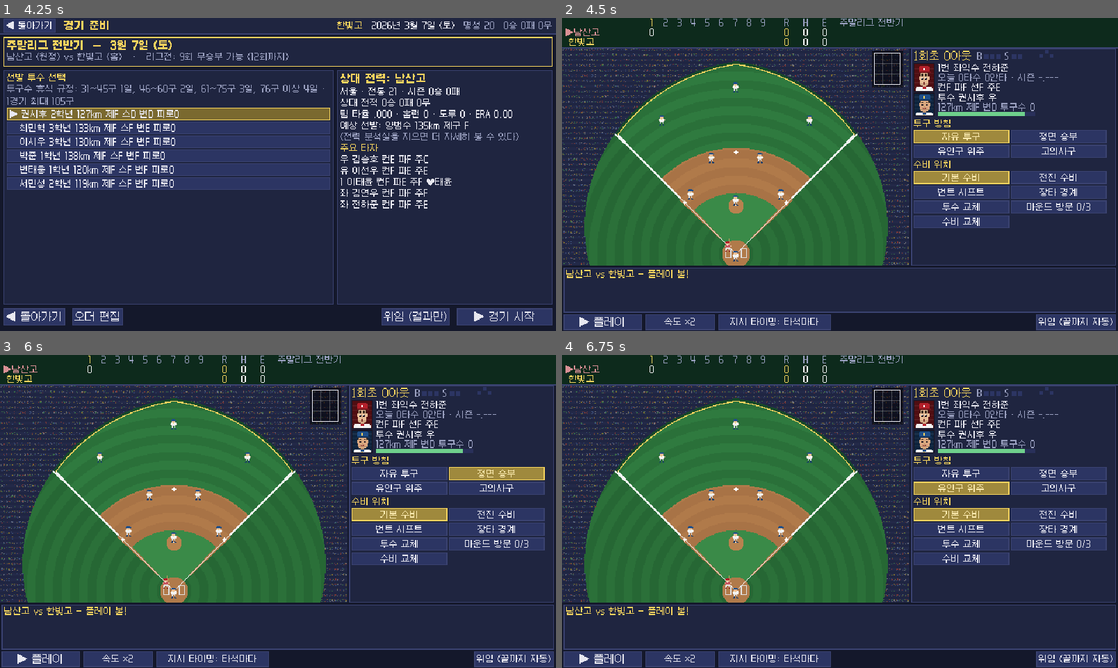
Above: before the commit, frames 1-4 (two rows, left to right).
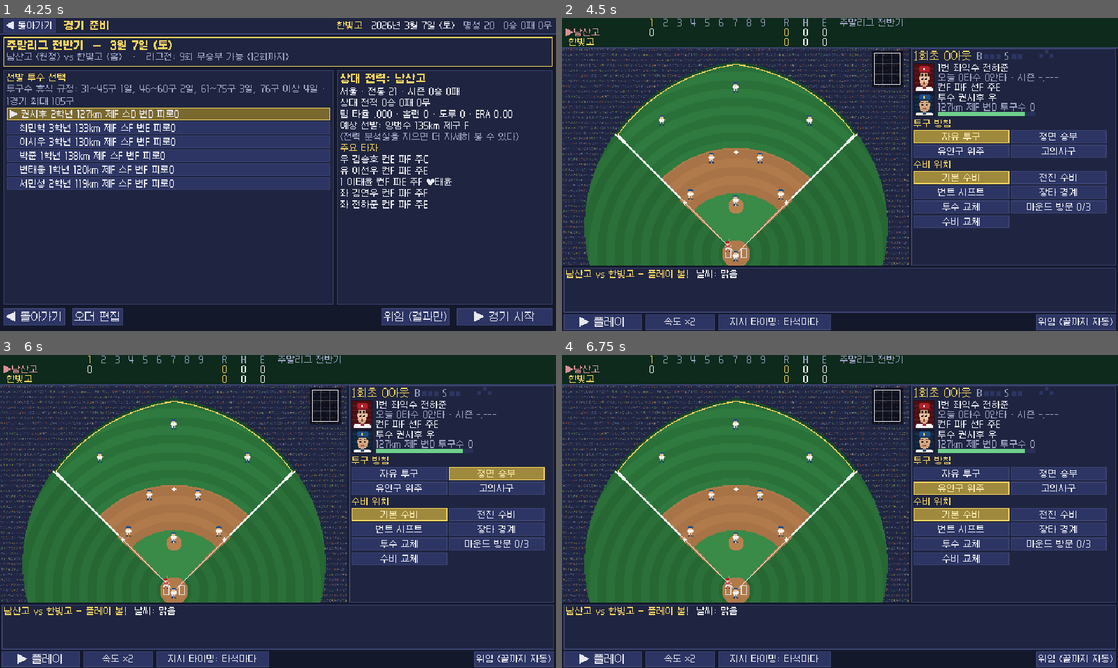
Above: after the commit, the same moments.

Repository: MintSiru/test
Game: Godot game, scene res://scenes/main.tscn
Two runs of this game, one before a commit and one after it. Both use one fixed random seed, a clock stepped at 60 frames per second and the inputs below.
Inputs (mouse positions are in pixels of both pictures, inside the frame that each line leads up to):
- Up to frame 1 (4.25 s): click "새 게임" at 0.5 s; click "시작!" at 1.25 s; click (200, 165) at 2.02 s; click "▶ 다음으로 진행" at 2.75 s; click "경기 준비 (직접 지휘)" at 3.5 s
- Up to frame 2 (4.5 s): click "▶ 경기 시작" at 4.25 s
- Up to frame 3 (6 s): click "자유 투구" at 5 s; click "정면 승부" at 5.75 s
- Up to frame 4 (6.75 s): click "유인구 위주" at 6.5 s

Frame 1 is identical in both runs. In frame 2, less than 0.1% of the frame differs, in the area x 24-67%, y 19-84%; in frame 3, less than 0.1%; in frame 4, less than 0.1%.

Commit message:
날씨·우천 연기, 야간 경기, 배경음악, 얼굴 다양화, 터치 대응
- 날씨(맑음/흐림/가랑비/비): 날짜+시드로 결정(웹·Godot 동일), 장마철 비 잦음
- 비 오는 날 경기는 다음 날로 순연(최대 2회), 토너먼트 다음 라운드 날짜 자동 보정
- 경기 화면: 8강 이후 야간 조명, 흐림·빗줄기 연출, 라이벌전 표시
- 칩튠 배경음악 2곡(메뉴·경기) 코드 합성
- 얼굴: 턱 모양·안경·점 추가 / 특수능력은 눌러서 설명 보기(터치 환경)
- 테스트: 스크립트 파스 검사 추가, 우천 연기 후에도 모든 대회 종료 확인

Co-Authored-By: Claude Opus 5.5 <noreply@anthropic.com>
Claude-Session: https://claude.ai/code/session_018CxDwMLc1KRy2YJTqnPn7j

Diff:
--- a/game/scripts/autoload/game.gd
+++ b/game/scripts/autoload/game.gd
@@ -9,6 +9,8 @@
 ## 메인 씬 (화면 전환 담당)
 var main: Node = null
 var _players: Array[AudioStreamPlayer] = []
+var _bgm: AudioStreamPlayer
+var _bgm_name := ""
 
 
 func _ready() -> void:
@@ -16,6 +18,26 @@
 		var ap := AudioStreamPlayer.new()
 		add_child(ap)
 		_players.append(ap)
+	_bgm = AudioStreamPlayer.new()
+	_bgm.volume_db = -13.0
+	add_child(_bgm)
+
+
+func sound_on() -> bool:
+	return state.is_empty() or state["settings"].get("sound", true)
+
+
+## 배경음악 ("title", "match", "" = 정지)
+func bgm(name: String) -> void:
+	if not sound_on() or DisplayServer.get_name() == "headless":
+		name = ""
+	if name == _bgm_name:
+		return
+	_bgm_name = name
+	_bgm.stop()
+	if name != "":
+		_bgm.stream = Music.get_stream(name)
+		_bgm.play()
 
 
 ## 효과음 재생 (설정에서 끌 수 있음)
--- a/game/scripts/core/competition.gd
+++ b/game/scripts/core/competition.gd
@@ -133,7 +133,7 @@
 	return comp
 
 
-static func schedule_round(comp: Dictionary, r: int) -> void:
+static func schedule_round(comp: Dictionary, r: int, min_date := "") -> void:
 	var br: Array = comp["bracket"]
 	var slots: Array = br[r]
 	var dates: Array = comp["roundDates"][r]
@@ -142,13 +142,17 @@
 		var a = slots[2 * i]
 		var b = slots[2 * i + 1]
 		if a != null and b != null:
-			comp["fixtures"].append({"id": "%s-r%d-%d" % [comp["id"], r, i], "compId": comp["id"], "date": dates[gi % dates.size()],
+			var date: String = dates[gi % dates.size()]
+			# 우천 연기 등으로 앞 라운드가 늦게 끝났으면 다음 날 이후로
+			if min_date != "" and date <= min_date:
+				date = Cal.add_days(min_date, 1)
+			comp["fixtures"].append({"id": "%s-r%d-%d" % [comp["id"], r, i], "compId": comp["id"], "date": date,
 				"home": a, "away": b, "round": r, "slot": i})
 			gi += 1
 		else:
 			br[r + 1][i] = a if a != null else b
 	if gi == 0 and r + 1 < br.size() - 1:
-		schedule_round(comp, r + 1)
+		schedule_round(comp, r + 1, min_date)
 
 
 static func round_name(comp: Dictionary, r: int) -> String:
@@ -176,7 +180,7 @@
 		comp["runnerUp"] = f["away"] if f["result"]["winner"] == f["home"] else f["home"]
 		comp["status"] = "done"
 	else:
-		schedule_round(comp, r + 1)
+		schedule_round(comp, r + 1, f["date"])
 
 
 static func tournament_result_for(comp: Dictionary, team_id: String) -> String:
--- a/game/scripts/core/season.gd
+++ b/game/scripts/core/season.gd
@@ -156,6 +156,8 @@
 		if c["status"] == "upcoming" and c["start"] <= d:
 			c["status"] = "active"
 	var today := fixtures_on(state, d).filter(func(x): return x["f"].get("result") == null)
+	if Weather.postpone_rain(state, today):
+		today = fixtures_on(state, d).filter(func(x): return x["f"].get("result") == null)
 	var u: String = state["userTeamId"]
 	for x in today:
 		if x["f"]["home"] == u or x["f"]["away"] == u:
--- /dev/null
+++ b/game/scripts/core/weather.gd
@@ -0,0 +1,49 @@
+class_name Weather
+extends RefCounted
+## 날씨 (web/src/core/weather.ts 이식). 날짜+시드 해시로 결정 → 웹과 같은 결과.
+## 비가 오면 그날 경기는 다음 날로 연기 (같은 경기는 최대 2번, 그 뒤엔 강행)
+
+const RAIN := {1: 0.05, 2: 0.05, 3: 0.08, 4: 0.1, 5: 0.1, 6: 0.2, 7: 0.28, 8: 0.18, 9: 0.1, 10: 0.07, 11: 0.07, 12: 0.05}
+
+
+## FNV-1a 32bit (web 의 hashStr 과 동일)
+static func hash_str(s: String) -> int:
+	var h := 2166136261
+	for i in s.length():
+		h = h ^ s.unicode_at(i)
+		h = (h * 16777619) & 0xFFFFFFFF
+	return h
+
+
+static func on(seed_val: int, date: String) -> String:
+	var h := hash_str("%d:%s" % [seed_val, date]) / 4294967296.0
+	var rain: float = RAIN.get(Cal.month_of(date), 0.08)
+	if h < rain:
+		return "비"
+	if h < rain + 0.07:
+		return "가랑비"
+	if h < rain + 0.3:
+		return "흐림"
+	return "맑음"
+
+
+## 우천 연기. 연기한 경기가 있으면 true
+static func postpone_rain(state: Dictionary, today: Array) -> bool:
+	if today.is_empty() or on(int(state["seed"]), state["date"]) != "비":
+		return false
+	var moved := 0
+	var user_moved := false
+	var u: String = state["userTeamId"]
+	for x in today:
+		var f: Dictionary = x["f"]
+		if int(f.get("postponed", 0)) >= 2:
+			continue
+		f["postponed"] = int(f.get("postponed", 0)) + 1
+		f["date"] = Cal.add_days(f["date"], 1)
+		moved += 1
+		if f["home"] == u or f["away"] == u:
+			user_moved = true
+	if moved > 0:
+		state["news"].append({"date": state["date"], "kind": "bad" if user_moved else "info",
+			"text": "비로 오늘 경기 %d개가 내일로 연기됐다.%s" % [moved, " 우리 경기도 순연! 투수진이 하루 더 쉴 수 있다." if user_moved else ""]})
+	return moved > 0
--- a/game/scripts/main.gd
+++ b/game/scripts/main.gd
@@ -67,6 +67,9 @@
 	if "--boxscore" in OS.get_cmdline_user_args() and Game.current_match != null:
 		MatchAI.play_out(Game.current_match)
 		show_panel("박스스코어", BoxScore.build(Game.current_match))
+	if "--night" in OS.get_cmdline_user_args() and current.get("field") != null:
+		current.field.night = true
+		current.field.weather = "가랑비"
 	if "--usecard" in OS.get_cmdline_user_args() and current.has_method("_use_card"):
 		current._use_card(Game.state["hand"][0]["id"])
 	if shot != "":
@@ -126,6 +129,7 @@
 	host.add_child(s)
 	if s.has_method("setup"):
 		s.setup(params)
+	Game.bgm("match" if screen == "match" else "title")
 
 
 ## 모달 대화상자. on_close 는 닫힐 때 호출
--- a/game/scripts/ui/field_view.gd
+++ b/game/scripts/ui/field_view.gd
@@ -29,6 +29,10 @@
 var off_colors := [Color.WHITE, Color.RED, Color.WHITE]
 var def_colors := [Color.WHITE, Color.BLUE, Color.WHITE]
 var crowd_seed := 1
+## 야간 경기 / 날씨 ("맑음", "흐림", "가랑비", "비")
+var night := false
+var weather := "맑음"
+var drops: Array = []
 var _t := 0.0
 static var _bg: ImageTexture
 
@@ -90,6 +94,15 @@
 
 func _process(delta: float) -> void:
 	_t += delta
+	if weather in ["가랑비", "비"]:
+		var want := 50 if weather == "가랑비" else 130
+		while drops.size() < want:
+			drops.append(Vector2(randf() * W, randf() * H))
+		for i in drops.size():
+			var d: Vector2 = drops[i] + Vector2(-40, 220) * delta
+			if d.y > H or d.x < 0:
+				d = Vector2(randf() * (W + 60), -4)
+			drops[i] = d
 	anim_frame = int(_t * 8) % 2
 	for t in texts:
 		t["ttl"] -= delta
@@ -351,6 +364,17 @@
 func _draw() -> void:
 	if _bg:
 		draw_texture(_bg, Vector2.ZERO)
+	# 조명 · 날씨 분위기
+	if night:
+		draw_rect(Rect2(0, 0, W, H), Color(0.02, 0.03, 0.12, 0.5))
+		for lx in [18, 382]:
+			draw_rect(Rect2(lx - 1, 4, 3, 40), Color("#3a3f5c"))
+			draw_rect(Rect2(lx - 8, 0, 17, 6), Color("#fff6c8"))
+			for rr in [40, 28, 16]:
+				draw_circle(Vector2(lx, 3), rr, Color(1, 0.97, 0.8, 0.05))
+		draw_circle(HOME + Vector2(0, -90), 150, Color(1, 1, 0.9, 0.06))
+	elif weather != "맑음":
+		draw_rect(Rect2(0, 0, W, H), Color(0.25, 0.27, 0.32, 0.22 if weather == "흐림" else 0.32))
 	if m == null:
 		return
 	# 수비수
@@ -373,6 +397,9 @@
 	if ball_visible:
 		draw_rect(Rect2(ball_pos + Vector2(-1, 0), Vector2(3, 1)), Color(0, 0, 0, 0.4))
 		draw_rect(Rect2(ball_pos + Vector2(-1, -1 - ball_h), Vector2(2, 2)), Color.WHITE)
+	# 빗줄기
+	for d in drops:
+		draw_line(d, d + Vector2(-2, 5), Color(0.75, 0.85, 1.0, 0.55), 1.0)
 	# 스트라이크존 인셋
 	var zr := Rect2(360, 6, 30, 36)
 	draw_rect(zr.grow(3), Color(0, 0, 0, 0.55))
--- /dev/null
+++ b/game/scripts/ui/music.gd
@@ -0,0 +1,102 @@
+class_name Music
+extends RefCounted
+## 코드로 합성하는 칩튠 배경음악 (외부 음원·라이선스 없음)
+## 곡: "title" (메뉴 행진곡), "match" (응원가풍 경기 음악)
+
+const RATE := 22050
+static var _cache := {}
+
+# [midi 음높이(0=쉼표), 박자] — 한 마디 4박
+const SONGS := {
+	"title": {
+		"bpm": 118,
+		"melody": [[72, 1], [76, 1], [79, 1], [76, 1], [77, 1], [81, 1], [79, 2],
+			[76, 1], [79, 1], [84, 1], [79, 1], [81, 1], [79, 1], [76, 2],
+			[77, 1], [76, 1], [74, 1], [72, 1], [74, 1], [76, 1], [77, 1], [81, 1],
+			[79, 1], [76, 1], [74, 1], [67, 1], [72, 4]],
+		"bass": [48, 53, 48, 45, 53, 50, 55, 48],
+	},
+	"match": {
+		"bpm": 146,
+		"melody": [[67, 1], [67, 1], [71, 1], [74, 1], [76, 1], [74, 1], [71, 2],
+			[72, 1], [72, 1], [76, 1], [79, 1], [78, 1], [76, 1], [74, 2],
+			[79, 1], [78, 1], [76, 1], [74, 1], [72, 1], [71, 1], [69, 1], [67, 1],
+			[69, 1], [71, 1], [72, 1], [69, 1], [67, 2], [74, 2]],
+		"bass": [43, 43, 48, 50, 52, 48, 50, 43],
+	},
+}
+
+
+static func _freq(midi: int) -> float:
+	return 440.0 * pow(2.0, (midi - 69) / 12.0)
+
+
+static func get_stream(name: String) -> AudioStreamWAV:
+	if _cache.has(name):
+		return _cache[name]
+	var song: Dictionary = SONGS[name]
+	var beat: float = 60.0 / song["bpm"]
+	var bars: int = song["bass"].size()
+	var total := int(RATE * beat * 4 * bars)
+	var buf := PackedFloat32Array()
+	buf.resize(total)
+	# 멜로디 (25% 펄스파)
+	var t0 := 0.0
+	for n in song["melody"]:
+		var len_s: float = n[1] * beat
+		var start := int(t0 * RATE)
+		var cnt := int(len_s * RATE * 0.92)
+		if n[0] > 0:
+			var f := _freq(n[0])
+			for i in cnt:
+				if start + i >= total:
+					break
+				var ph := fmod(i * f / RATE, 1.0)
+				var env := minf(1.0, i / 200.0) * (1.0 - 0.5 * float(i) / cnt)
+				buf[start + i] += (0.16 if ph < 0.25 else -0.16) * env
+		t0 += len_s
+	# 베이스 (삼각파, 8분음표로 근음-5도)
+	for b in bars:
+		var root: int = song["bass"][b]
+		for e in 8:
+			var midi := root + (7 if e % 2 == 1 else 0)
+			var f := _freq(midi)
+			var start := int((b * 4 + e * 0.5) * beat * RATE)
+			var cnt := int(0.45 * beat * RATE)
+			for i in cnt:
+				var ph := fmod(i * f / RATE, 1.0)
+				var tri := 4.0 * absf(ph - 0.5) - 1.0
+				buf[start + i] += tri * 0.14 * (1.0 - float(i) / cnt * 0.6)
+	# 드럼 (킥 1·3박, 스네어 2·4박, 하이햇 8분)
+	var r := RandomNumberGenerator.new()
+	r.seed = 3
+	for b in bars * 4:
+		var start := int(b * beat * RATE)
+		var kick := b % 2 == 0
+		var cnt := int(0.12 * RATE)
+		for i in cnt:
+			var t := float(i) / RATE
+			var v := 0.0
+			if kick:
+				v = sin(TAU * (60 + 90 * exp(-t * 30)) * t) * exp(-t * 18) * 0.3
+			else:
+				v = r.randf_range(-1, 1) * exp(-t * 25) * 0.12
+			buf[start + i] += v
+		for h in 2:
+			var hs := start + int(h * 0.5 * beat * RATE)
+			for i in int(0.03 * RATE):
+				if hs + i < total:
+					buf[hs + i] += r.randf_range(-1, 1) * 0.04 * (1.0 - i / (0.03 * RATE))
+	var bytes := PackedByteArray()
+	bytes.resize(total * 2)
+	for i in total:
+		bytes.encode_s16(i * 2, int(clampf(buf[i], -1.0, 1.0) * 28000))
+	var w := AudioStreamWAV.new()
+	w.format = AudioStreamWAV.FORMAT_16_BITS
+	w.mix_rate = RATE
+	w.data = bytes
+	w.loop_mode = AudioStreamWAV.LOOP_FORWARD
+	w.loop_begin = 0
+	w.loop_end = total
+	_cache[name] = w
+	return w
--- a/game/scripts/ui/pixel_art.gd
+++ b/game/scripts/ui/pixel_art.gd
@@ -103,6 +103,27 @@
 			_px(img, 13, my - 1, Color("#9a4a42"))
 		_:
 			_rect(img, 11, my, 2, 2, Color("#7a2f2a"))
+	# 턱 모양 (각진 턱 / 둥근 턱)
+	if r.randf() < 0.35:
+		_rect(img, fx, 16, 1, 2, shade)
+		_rect(img, fx + face_w - 1, 16, 1, 2, shade)
+	else:
+		_px(img, fx, 17, Color(0, 0, 0, 0))
+		_px(img, fx + face_w - 1, 17, Color(0, 0, 0, 0))
+	# 안경 (가끔)
+	if r.randf() < 0.08:
+		var gc := Color("#2a2a3a")
+		for gx in [lx - 1, rx - 1]:
+			_rect(img, gx, eye_y - 1, 4, 1, gc)
+			_rect(img, gx, eye_y + 2, 4, 1, gc)
+			_px(img, gx, eye_y, gc)
+			_px(img, gx, eye_y + 1, gc)
+			_px(img, gx + 3, eye_y, gc)
+			_px(img, gx + 3, eye_y + 1, gc)
+		_rect(img, lx + 3, eye_y, rx - lx - 3, 1, gc)
+	# 점
+	if r.randf() < 0.1:
+		_px(img, rx + 2 if r.randf() < 0.5 else lx - 1, eye_y + 3, shade.darkened(0.4))
 	# 볼 홍조 / 반창고
 	if r.randf() < 0.3:
 		_px(img, lx - 1, eye_y + 2, Color("#e89a8a"))
--- a/game/scripts/ui/screens/hub_screen.gd
+++ b/game/scripts/ui/screens/hub_screen.gd
@@ -60,6 +60,7 @@
 	var snd: bool = st()["settings"].get("sound", true)
 	menu.add_child(UI.button("소리: 켜짐" if snd else "소리: 꺼짐", func():
 		st()["settings"]["sound"] = not st()["settings"].get("sound", true)
+		Game.bgm("title")
 		_build(), 0, true))
 	menu.add_child(UI.button("저장", func():
 		Game.save_game()
--- a/game/scripts/ui/screens/match_screen.gd
+++ b/game/scripts/ui/screens/match_screen.gd
@@ -72,8 +72,18 @@
 	row.add_child(pause_btn)
 	row.add_child(UI.expand(UI.spacer()))
 	row.add_child(UI.button("위임 (끝까지 자동)", _delegate_all, 0, true))
+	var fx := Season.find_fixture(st(), st().get("pendingFixture", ""))
+	var cond_txt := ""
+	if not fx.is_empty():
+		field.weather = Weather.on(int(st()["seed"]), fx["f"]["date"])
+		if fx["comp"]["kind"] == "tournament":
+			var rn := Competition.round_name(fx["comp"], int(fx["f"]["round"]))
+			field.night = rn in ["8강", "준결승", "결승"]
+		cond_txt = "  날씨: %s%s" % [field.weather, " · 야간 경기" if field.night else ""]
+		if Rival.is_rival_game(st(), fx["f"]):
+			cond_txt += " · [color=#ef6f6c]라이벌전![/color]"
 	field.sync(m)
-	_add_line("[color=#f4d35e]%s vs %s — 플레이 볼![/color]" % [m.away.name, m.home.name])
+	_add_line("[color=#f4d35e]%s vs %s — 플레이 볼![/color]%s" % [m.away.name, m.home.name, cond_txt])
 	_refresh()
 	if _pause_mode() == "watch":
 		_toggle_play()
--- a/game/scripts/ui/screens/roster_screen.gd
+++ b/game/scripts/ui/screens/roster_screen.gd
@@ -175,10 +175,11 @@
 		ab.add_child(UI.label("없음", UI.DIM, true))
 	for a in p["abilities"]:
 		var d := GameData.ability_def(a)
-		var l := UI.label(d.get("name", a), UI.GOOD if d.get("good", true) else UI.BAD, true)
-		l.tooltip_text = d.get("desc", "")
-		l.mouse_filter = Control.MOUSE_FILTER_PASS
-		ab.add_child(l)
+		# 터치 환경에서도 볼 수 있도록 눌러서 설명 보기
+		var b := UI.button(d.get("name", a), func(): Game.main.show_modal(d.get("name", a), d.get("desc", "")), 0, true)
+		b.add_theme_color_override("font_color", UI.GOOD if d.get("good", true) else UI.BAD)
+		b.alignment = HORIZONTAL_ALIGNMENT_LEFT
+		ab.add_child(b)
 
 	# 동경 선수
 	var idol := Idol.idol_of(s, p)
--- a/game/tests/test_season.gd
+++ b/game/tests/test_season.gd
@@ -14,7 +14,15 @@
 	var popups := []
 	var user_games := 0
 	var guard := 0
+	var checked := false
 	while state["date"] < "2027-03-03" and guard < 20000:
+		if not checked and state["date"] >= "2026-11-01":
+			checked = true
+			for c in state["competitions"]:
+				if c["status"] != "done" or (c["kind"] == "tournament" and c.get("champion") == null):
+					fails.append("미완료 대회: " + c["name"])
+			var rain: int = state["news"].filter(func(n): return "연기" in n["text"]).size()
+			print("우천 연기 소식: ", rain)
 		guard += 1
 		var r := Season.advance(state)
 		if r == "training":
Not shown, added: game/scripts/core/weather.gd.uid
Not shown, added: game/scripts/ui/music.gd.uid
Not shown, added: game/tests/tmp_music.gd.uid
Not shown, changed: game/tests/run_tests.sh
Not shown, changed: web/src/core/competition.ts
Not shown, changed: web/src/core/season.ts
Not shown, changed: web/src/core/types.ts
Not shown, added: web/src/core/weather.ts
Not shown, changed: web/tests/season.test.ts
